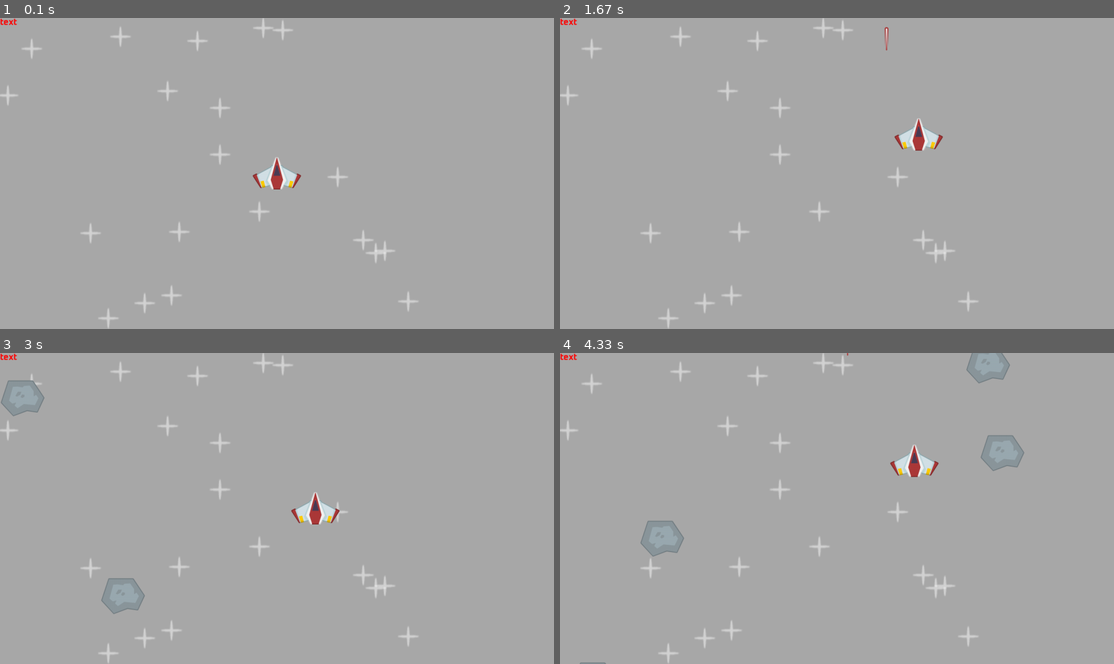
Above: before the commit, frames 1-4 (two rows, left to right).
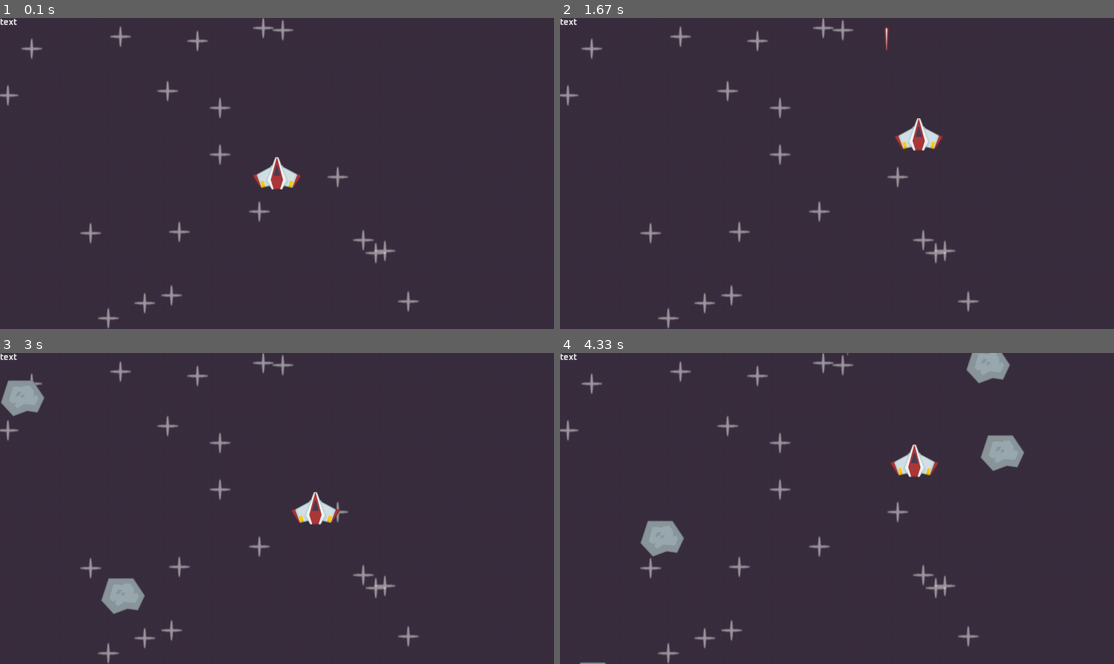
Above: after the commit, the same moments.

Repository: StefMcCuistion/PyGame-Practice-Exercises
Game: pygame game, started from src/space_shooter/code/main.py
The game is run twice, just before and just after one commit, with the same random seed, the same clock (stepped at 60 frames per second) and the same inputs.
Inputs:
- Up to frame 1 (0.1 s): no input
- Up to frame 2 (1.67 s): tap Space at 0.33, 0.73, 1.03, 1.23, 1.57 s; hold Right 0.67-1.13 s; hold Up 1.17-1.47 s; hold Right from 1.5 s (still down)
- Up to frame 3 (3 s): tap Space at 1.87, 2.07, 2.37, 2.63, 2.97 s; release Right at 1.97 s; hold Left 2-2.53 s; hold Down 2.57-2.87 s; hold Left from 2.9 s (still down)
- Up to frame 4 (4.33 s): tap Space at 3.27, 3.4, 3.8, 4.1 s; release Left at 3.3 s; hold Up 3.33-3.7 s; hold Right from 3.73 s (still down)

The runs differ from the first frame. In frame 1, 100% of the frame differs, in the area x 0-100%, y 0-100%; in frame 2, 100%; in frame 3, 98%; in frame 4, 98%.

Commit message:
Changed background and text color in space_shooter

Diff:
--- a/src/space_shooter/code/main.py
+++ b/src/space_shooter/code/main.py
@@ -100,7 +100,7 @@
     meteor_surf = OwO.image.load(join('..', 'images', 'meteor.png')).convert_alpha()
     lazer_surf = OwO.image.load(join('..', 'images', 'lazer.png')).convert_alpha()
     font = OwO.font.Font(join('..', 'images', 'Oxanium-Bold.ttf'), 20)
-    txt_surf = font.render('text', True, 'red')
+    txt_surf = font.render('text', True, (240, 240, 240))
 
     # Sprites
     all_sprites = OwO.sprite.Group()
@@ -132,7 +132,7 @@
         collision()
 
         # Draw the game
-        display.fill('darkgray')
+        display.fill('#3a2e3f')
         all_sprites.draw(display)
         display.blit(txt_surf, (0, 0))
         OwO.display.flip()
